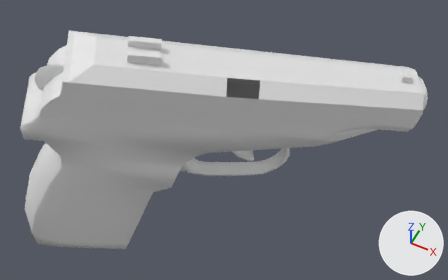
One commit to the OBJ model Vertex_Animation_Compiler/Assets/Makarov_Pistol_Draw42.obj: the scene before it, then after it.
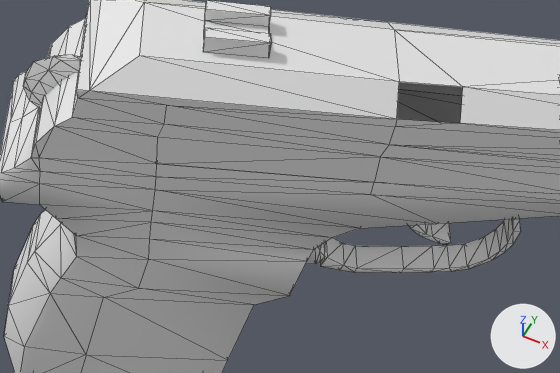
Each version is shown whole from a 50 mm camera at (0.461, -0.1223, 0.0633) aimed at (0.3834, 0.033, -0.1307), then close up on the part from 5% to 69% of the width and 13% to 81% of the height. The lights are fixed; the arrows at lower right show +X, +Y and +Z. The close-ups show mesh edges as thin lines. Where no turn or scale is listed for an object, it has been applied to the vertices.

Before the edit, the objects in view are built like this:
```python
me_rest_of_the_gun_sphere = bpy.data.meshes.new('Rest_of_the_gun_Sphere')
me_rest_of_the_gun_sphere.from_pydata(...)  # 272 vertices, 519 faces; spans x 0.302..0.455, y -0.022..0.074, z -0.193..-0.091
me_top_slider_001_sphere_002 = bpy.data.meshes.new('Top_Slider.001_Sphere.002')
me_top_slider_001_sphere_002.from_pydata(...)  # 31 vertices, 42 faces, 1 loose edge; spans x 0.3233..0.3412, y -0.0149..0.0069, z -0.0949..-0.0803
me_top_slider_sphere_001 = bpy.data.meshes.new('Top_Slider_Sphere.001')
me_top_slider_sphere_001.from_pydata(...)  # 127 vertices, 227 faces; spans x 0.3221..0.4549, y -0.0156..0.0761, z -0.1195..-0.0729
# before: 65 (0.4018, 0.0235, -0.0904) at pixel (460, 123), 68 (0.392, 0.0174, -0.0883) at pixel (396, 119), 76 (0.4, 0.0282, -0.0861) at pixel (462, 86), 77 (0.3901, 0.0222, -0.084) at pixel (399, 81)
ob_rest_of_the_gun_sphere = bpy.data.objects.new('Rest_of_the_gun_Sphere', me_rest_of_the_gun_sphere)
ob_rest_of_the_gun_sphere.location = (0.0, 0.0, 0.0)
ob_top_slider_001_sphere_002 = bpy.data.objects.new('Top_Slider.001_Sphere.002', me_top_slider_001_sphere_002)
ob_top_slider_001_sphere_002.location = (0.0, 0.0, 0.0)
ob_top_slider_sphere_001 = bpy.data.objects.new('Top_Slider_Sphere.001', me_top_slider_sphere_001)
ob_top_slider_sphere_001.location = (0.0, 0.0, 0.0)
```
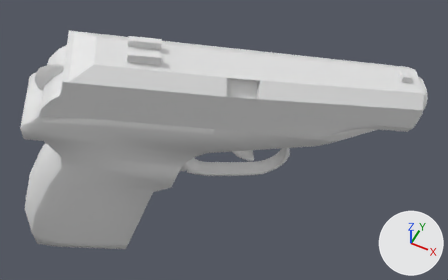
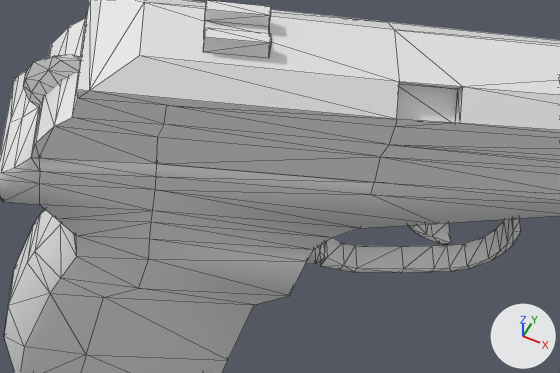
Diff of the bpy script that builds the scene:
```diff
--- a/Vertex_Animation_Compiler/Assets/Makarov_Pistol_Draw42.obj.py
+++ b/Vertex_Animation_Compiler/Assets/Makarov_Pistol_Draw42.obj.py
@@ me_top_slider_sphere_001 @@
 me_top_slider_sphere_001.from_pydata(...)  # 127 vertices, 227 faces; spans x 0.3221..0.4549, y -0.0156..0.0761, z -0.1195..-0.0729
 # used by ob_top_slider_sphere_001; location = (0.0, 0.0, 0.0)
 # verts and faces of me_top_slider_sphere_001; kept vertices keep their numbers, new ones are numbered from 127
+# me_top_slider_sphere_001 part 1
+for new, old in zip([127, 128, 129], [68, 76, 77]): verts[new] = verts[old] + (-0.0017, 0.0018, -0.0027)
+verts[130] = (0.4002, 0.0253, -0.0932)
+faces += [(65, 127, 68), (128, 129, 130), (76, 77, 128), (65, 128, 130), (77, 127, 129), (65, 130, 127)]
+faces += [(127, 130, 129), (77, 129, 128), (65, 76, 128), (68, 127, 77)]
```

Location of each change, (x1, y1, x2, y2) in pixels of the close-ups (560 x 373 px):
part 1 of me_top_slider_sphere_001, added: after (397, 82, 463, 123)
